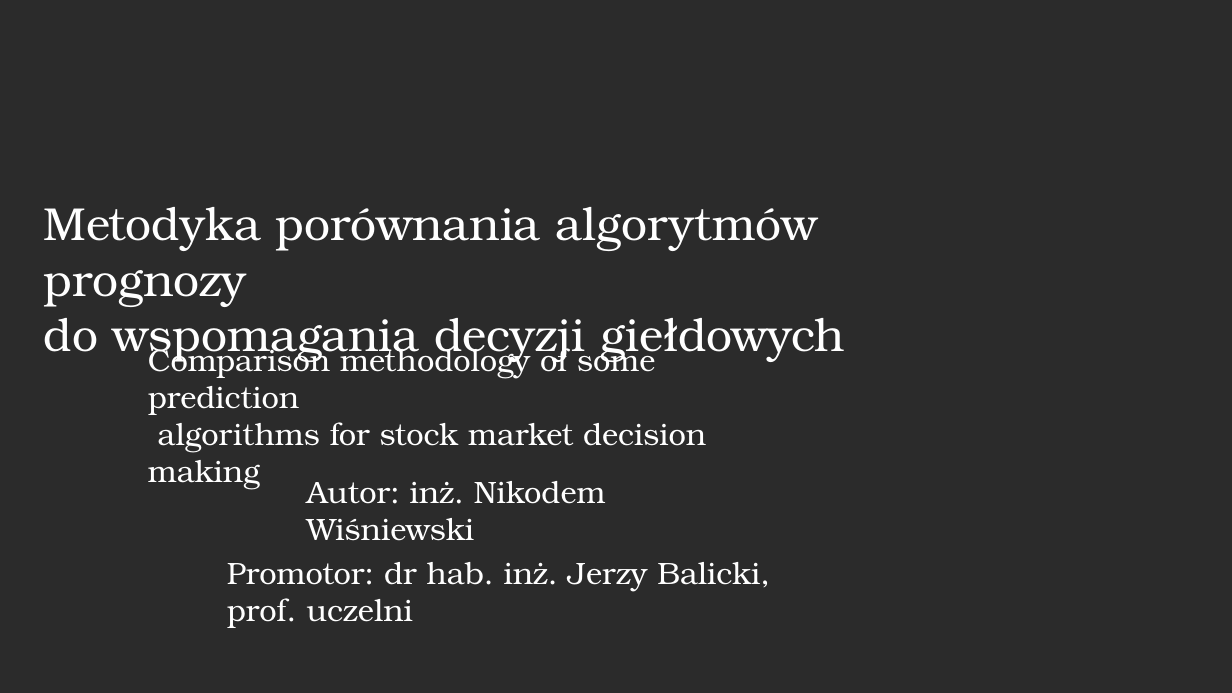
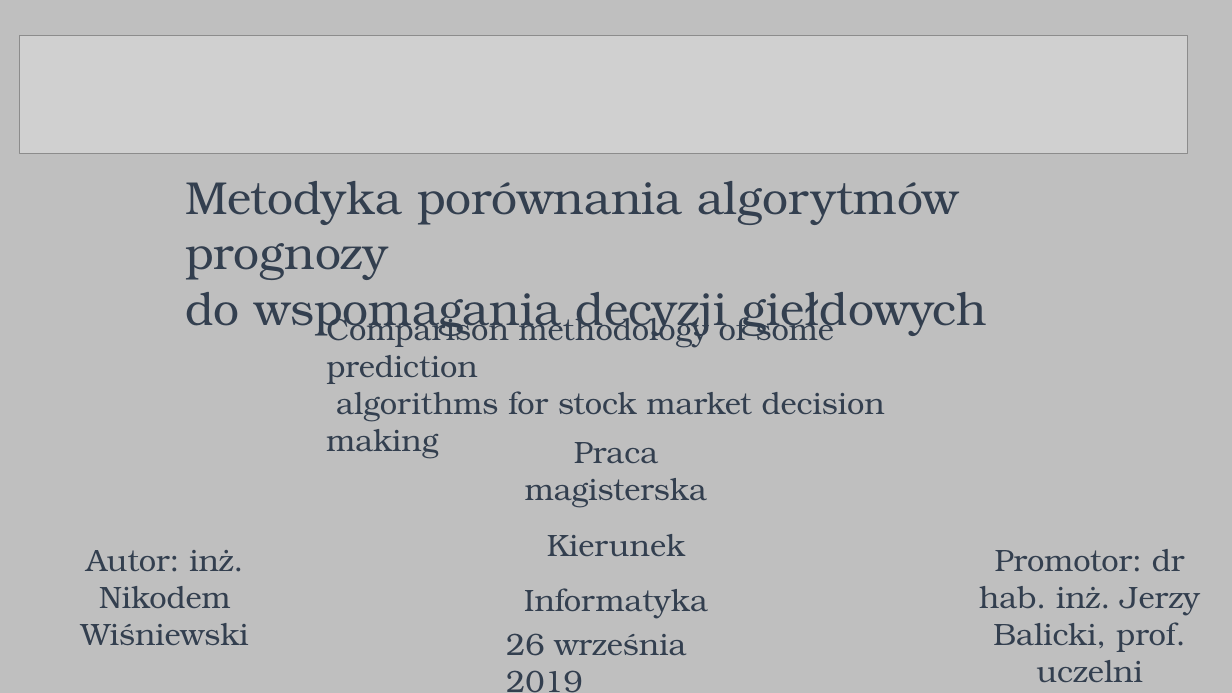
Before and after one commit to nikowis/ai-broker, a slide deck: slide 1 of docs/prezentacja-obrona.pptx. Drawn at 1232x693 pixels with LibreOffice and Linux fonts; fonts in the diff are those of the drawing; grey boxes stand for pictures; background and template pictures are left out; a plain dark background stands for a picture behind light text. Boxes give left, top, right and bottom in pixels: in the first picture for what was removed or moved away, otherwise in the second. Text is boxed around its words. In the diff, an @@ line names an element or a change of style, - is before the commit and + after.

```diff
--- a/docs/prezentacja-obrona.pptx
+++ b/docs/prezentacja-obrona.pptx
@@ background picture (left out) to #BFBFBF @@
@@ picture added at (19,36,1188,153) @@
@@ text "Metodyka porównania algorytmów prognozy": place and size @@
-text "Metodyka porównania algorytmów prognozy" at (44,207,845,362)
+text "Metodyka porównania algorytmów prognozy" at (185,181,987,336)
@@ text "Metodyka porównania algorytmów prognozy" at (185,181,987,336): text colour #FFFFFF to #333F50 @@
@@ text "Comparison methodology of some prediction" at (326,312,885,459): text colour #FFFFFF to #333F50 @@
@@ text "Comparison methodology of some prediction": place and size @@
-text "Comparison methodology of some prediction" at (148,343,706,490)
+text "Comparison methodology of some prediction" at (326,312,885,459)
@@ text added at (524,442,708,619), 24 pt, text #333F50 @@
+Praca magisterska
+Kierunek Informatyka
@@ text "Autor: inż. Nikodem Wiśniewski" at (81,550,249,645): text colour #FFFFFF to #333F50; alignment left to centre @@
@@ text "Autor: inż. Nikodem Wiśniewski": place and size @@
-text "Autor: inż. Nikodem Wiśniewski" at (307,481,606,541)
+text "Autor: inż. Nikodem Wiśniewski" at (81,550,249,645)
@@ text "Promotor: dr hab. inż. Jerzy ...": place and size @@
-text "Promotor: dr hab. inż. Jerzy ..." at (227,562,770,628)
+text "Promotor: dr hab. inż. Jerzy ..." at (979,549,1200,682)
@@ text "Promotor: dr hab. inż. Jerzy ..." at (979,549,1200,682): text colour #FFFFFF to #333F50; alignment left to centre @@
@@ text added at (506,633,686,693), 24 pt, text #333F50 @@
+26 września 2019
```
Also in this commit, not shown: 5 other slides changed, 2 slides added, 2 other files.
